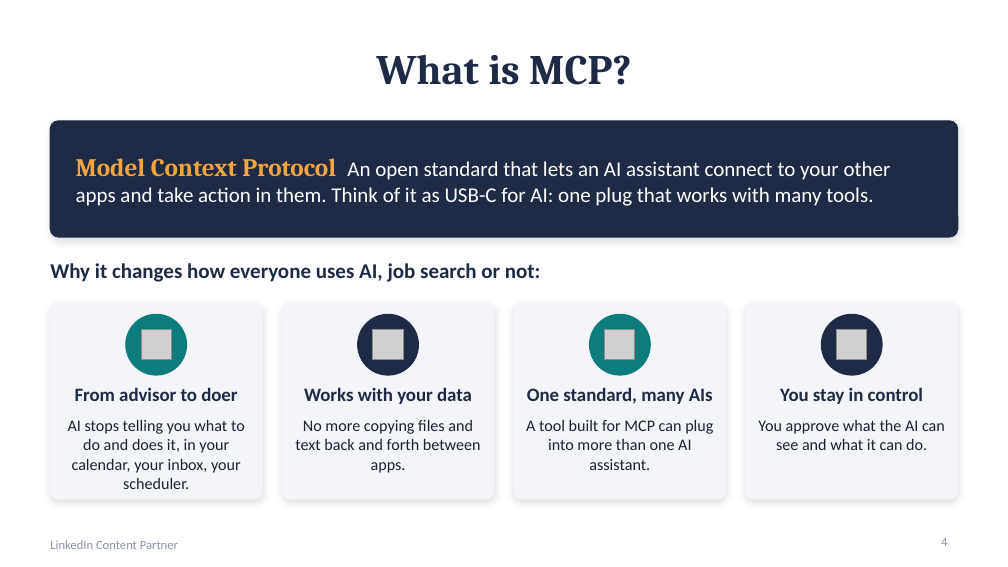
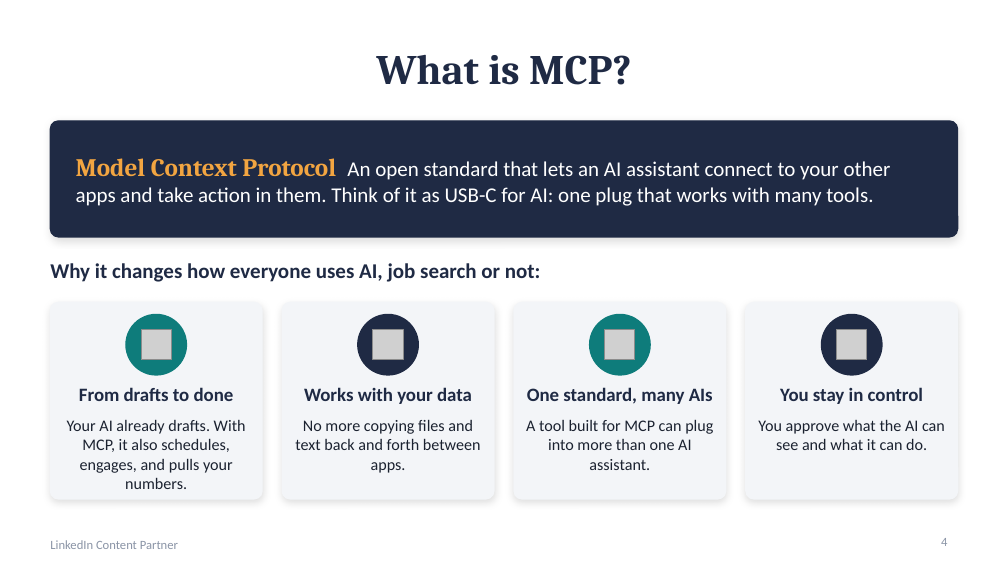
Before and after one commit to crystaljonespmp/LinkedIn-Content-Partner-Automation, a slide deck: slide 4 of PowerPoint/LinkedIn-Content-Partner-Automation-Slides.pptx. Drawn at 1008x567 pixels with LibreOffice and Linux fonts; fonts in the diff are those of the drawing; grey boxes stand for pictures. Boxes give left, top, right and bottom in pixels: in the first picture for what was removed or moved away, otherwise in the second. Text is boxed around its words. In the diff, an @@ line names an element or a change of style, - is before the commit and + after.

```diff
--- a/PowerPoint/LinkedIn-Content-Partner-Automation-Slides.pptx
+++ b/PowerPoint/LinkedIn-Content-Partner-Automation-Slides.pptx
@@ text at [79, 387, 234, 401]: text changed @@
-From advisor to doer
+From drafts to done
@@ text at [67, 419, 246, 489]: text changed @@
-AI stops telling you what to do and does it, in your calendar, your inbox, your scheduler.
+Your AI already drafts. With MCP, it also schedules, engages, and pulls your numbers.
```
Also in this commit, not shown: 3 other slides changed, 2 other files.
